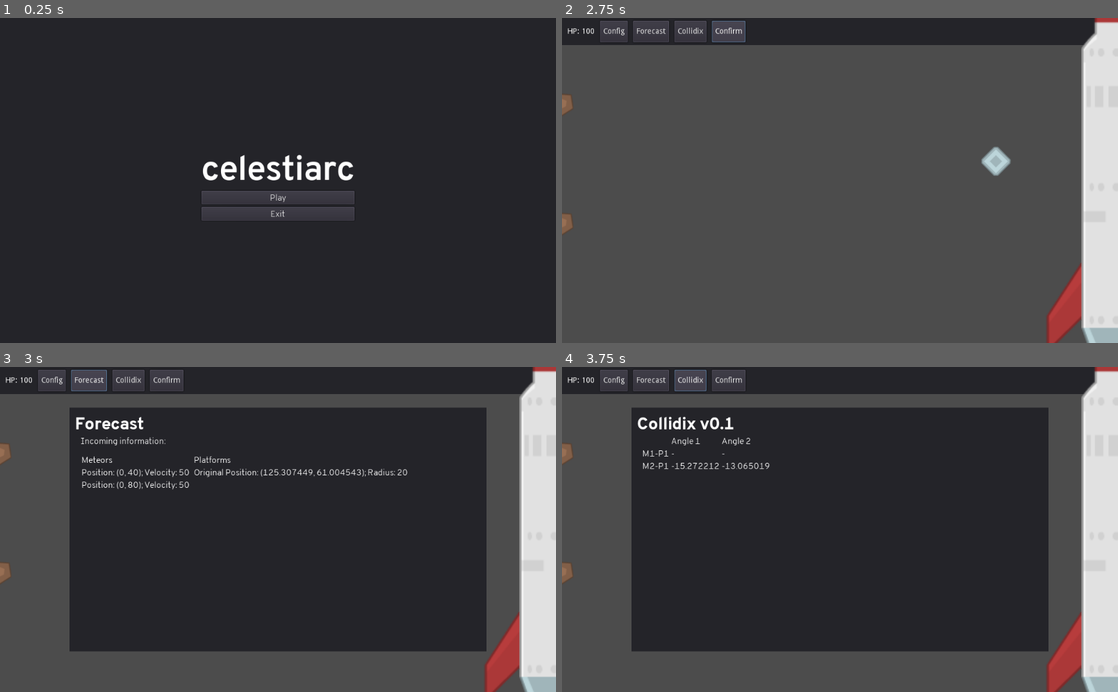
Above: before the commit, frames 1-4 (two rows, left to right).
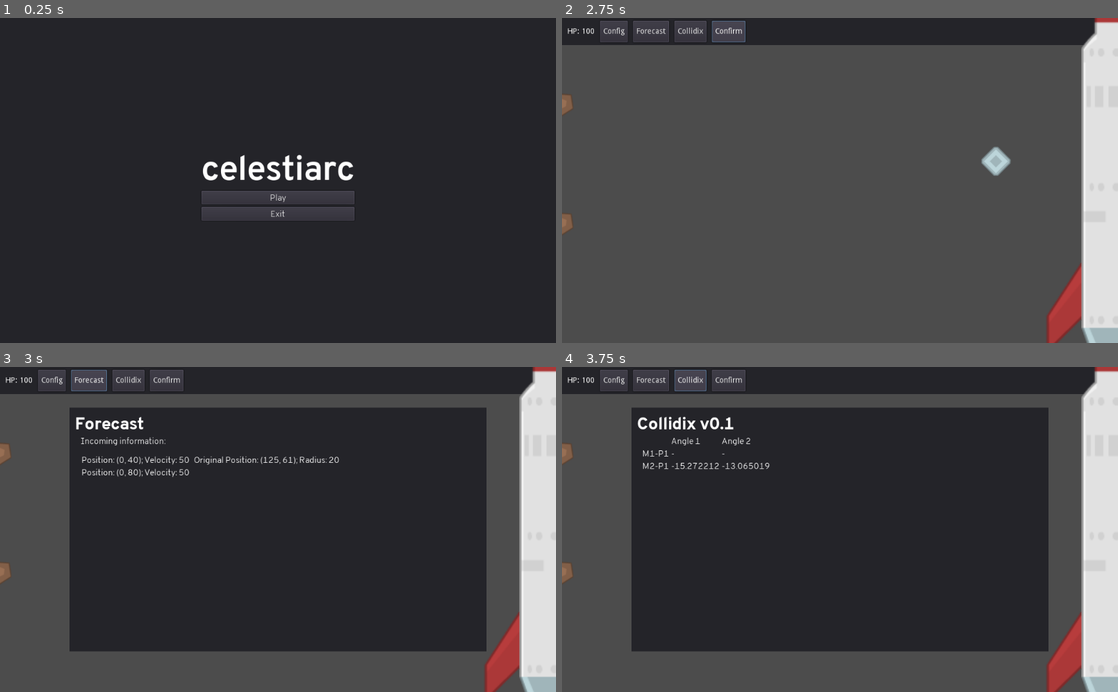
Above: after the commit, the same moments.

Repository: DrgnInventor/celestiarc
Game: Godot game, scene res://scenes/MainMenu.tscn
Two runs of this game, one before a commit and one after it. Both use one fixed random seed, a clock stepped at 60 frames per second and the inputs below.
Inputs:
- Up to frame 1 (0.25 s): no input
- Up to frame 2 (2.75 s): click "Play" at 0.5 s; click "Confirm" at 1.25 s; click "Confirm" at 2 s
- Up to frame 3 (3 s): click "Forecast" at 2.75 s
- Up to frame 4 (3.75 s): click "Collidix" at 3.5 s

Frames 1-2 are identical in both runs. In frame 3, 0.9% of the frame differs, in the area x 14-74%, y 27-38%; in frame 4, nothing differs.

Commit message:
Forecaster entry gen move and less convuluted

Diff:
--- a/scripts/Forecaster.gd
+++ b/scripts/Forecaster.gd
@@ -2,6 +2,28 @@
 
 const default_font = preload("res://resources/DefaultLabelFont.tres")
 onready var forecast = $Forecast
+
+
+func forecast_mformater(data: Array):
+	var mTable = []
+	var format = "Position: %s; Velocity: %s"
+	for meteor in data:
+		var v = meteor.velocity
+		var pos = CoordUtil.px_to_canon_coord(meteor.global_position)
+		mTable.append(format % [pos, v])
+	return mTable
+
+
+func forecast_pformater(data: Array):
+	var pTable = []
+	var format = "Original Position: %s; Radius: %s"
+	for platform in data:
+		var pos = CoordUtil.px_to_canon_coord(platform.global_position)
+		pos.y = stepify(pos.y, 1)
+		pos.x = stepify(pos.x, 1)
+		var radius = platform.radius
+		pTable.append(format % [pos, radius])
+	return pTable
 
 
 func _create_label(text: String) -> Label:
@@ -17,39 +39,23 @@
 	forecast.add_child(_create_label(c))
 
 
-func generate_forecast_entry(a: Array, i, case: int):
-	var format
-	match case:
-		0:
-			format = "Position: %s; Velocity: %s"
-		1:
-			format = "Original Position: %s; Radius: %s"
+func refresh_data(mData: Array, pData: Array) -> void:
+	var m = forecast_mformater(mData)
+	var p = forecast_pformater(pData)
 
-	if i <= a.size() - 1:
-		return format % [a[i][0], a[i][1]]
-	else:
-		return ""
-
-
-func refresh_data(m: Array, p: Array) -> void:
 	"""data: N sized array with arrays of 3 strings as children."""
 	for child in forecast.get_children():
 		child.queue_free()
-	var i = 0
-	create_row("Meteors","" ,"Platforms")
-	while true:
-		create_row(generate_forecast_entry(m, i, 0), "", generate_forecast_entry(p, i, 1))
-		i += 1
-		if generate_forecast_entry(m, i, 0) == generate_forecast_entry(p, i, 1):
-			break
 
-	#while true:
-	#	if i+1 <= p.size() and i+1 <= m.size():
-	#		create_row(m[i], p[i])
-	#	elif i+1 > p.size() and i+1 <= m.size():
-	#		create_row(m[i], "")
-	#	elif i+1 <= p.size() and i+1 > m.size():
-	#		create_row("", p[i])
-	#	else:
-	#		break
-	#	i += 1
+	if m.size() >= p.size():
+		for i in range(m.size()):
+			if i <= p.size()-1:
+				create_row(m[i], "", p[i])
+			else:
+				create_row(m[i], "", "")
+	else:
+		for i in range(p.size()):
+			if i <= m.size()-1:
+				create_row(m[i], "", p[i])
+			else:
+				create_row("", "", p[i])
--- a/scripts/main.gd
+++ b/scripts/main.gd
@@ -31,10 +31,7 @@
 	collidix_overlay.set_table_data(
 		gen_meteor_platform_table_data(meteors, [$RotatingPlatform])
 	)
-	forecast_overlay.set_table_data(
-		forecast_mformater(meteors),
-		forecast_pformater([$RotatingPlatform])
-	)
+	forecast_overlay.set_table_data(meteors, [$RotatingPlatform])
 
 func _process(_delta: float):
 	if Input.is_action_just_pressed("ui_cancel"):
@@ -147,23 +144,5 @@
 	return res
 
 
-func forecast_mformater(data: Array):
-	var mTable = []
-	for meteor in data:
-		var v = meteor.velocity
-		var pos = CoordUtil.px_to_canon_coord(meteor.global_position)
-		mTable.append([pos, v])
-	return mTable
-
-
-func forecast_pformater(data: Array):
-	var pTable = []
-	for platform in data:
-		var pos = CoordUtil.px_to_canon_coord(platform.global_position)
-		var radius = platform.radius
-		pTable.append([pos, radius])
-	return pTable
-
-
 func start_level() -> void:
 	Globals.level_running = true
Not shown, added: scenes/ForecastOverlay.tscn.tmp
